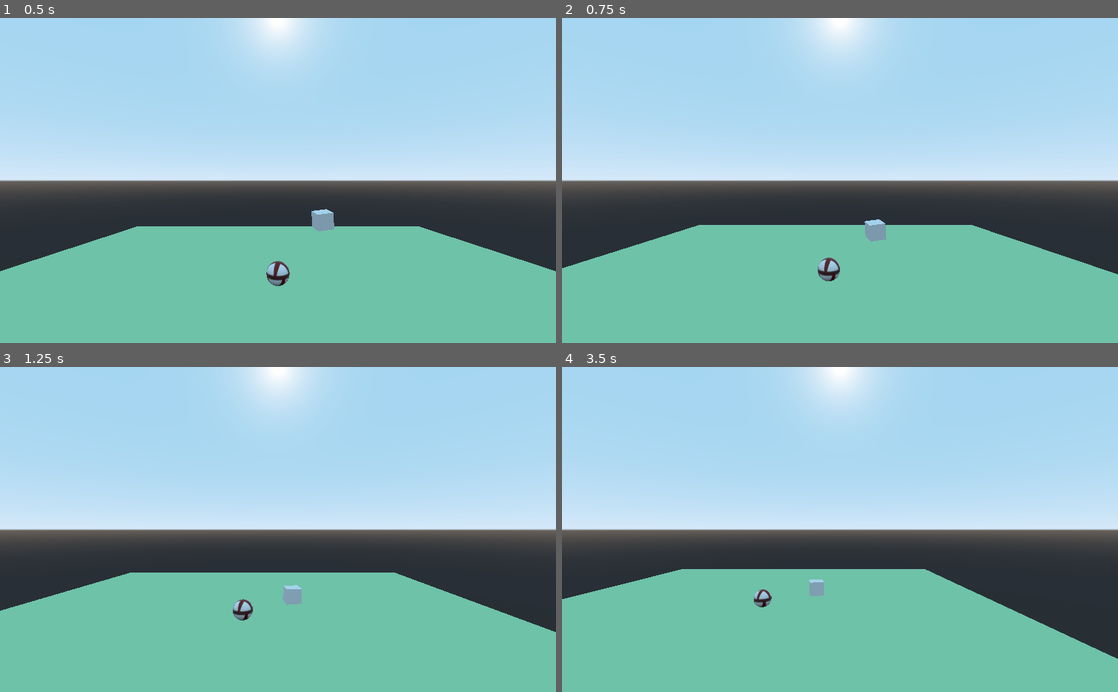
Above: before the commit, frames 1-4 (two rows, left to right).
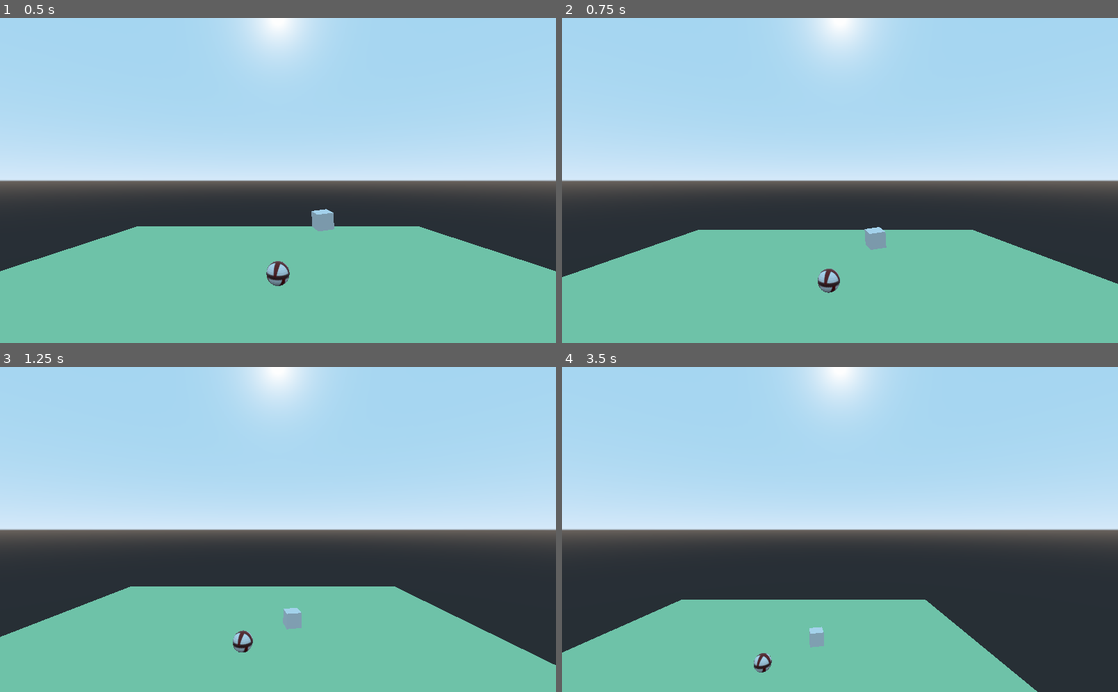
Above: after the commit, the same moments.

Repository: BransonGitomeh/godot-flow-tests
Game: Godot game, scene res://main.tscn
Two runs of this game, one before a commit and one after it. Both use one fixed random seed, a clock stepped at 60 frames per second and the inputs below.
Inputs (mouse positions are in pixels of both pictures, inside the frame that each line leads up to):
- Up to frame 1 (0.5 s): no input
- Up to frame 2 (0.75 s): move the mouse to (962, 164) at 0.52 s; hold Right (ui_right) from 0.53 s (still down); hold W (higher, bound only after the commit) from 0.53 s (still down); click (962, 164) at 0.67 s
- Up to frame 3 (1.25 s): keep holding Right (ui_right); keep holding W (higher, bound only after the commit); tap S (lower, bound only after the commit) at 0.8 s
- Up to frame 4 (3.5 s): move the mouse to (728, 545) at 1.27 s; release Right (ui_right) at 1.28 s; release W (higher, bound only after the commit) at 1.28 s; hold Down (ui_down) 1.28-2.03 s; tap S (lower, bound only after the commit) at 1.35, 2.3 s; tap W (higher, bound only after the commit) at 1.55, 2.85 s; move the mouse to (895, 458) at 2.02 s; press the mouse at (895, 458) at 2.03 s; hold Right (ui_right) 2.03-2.78 s; move the mouse to (812, 594) at 2.77 s; release the mouse at (812, 594) at 2.78 s; hold Up (ui_up) from 2.78 s (still down); click (812, 594) at 2.92 s

Frame 1 is identical in both runs. In frame 2, 2.4% of the frame differs, in the area x 0-100%, y 61-85%; in frame 3, 6.3%; in frame 4, 13%, in the area x 0-100%, y 62-100%.

Commit message:
higher and lower controlls

Diff:
--- a/project.godot
+++ b/project.godot
@@ -23,15 +23,13 @@
 
 higher={
 "deadzone": 0.5,
-"events": [  ]
+"events": [ Object(InputEventKey,"resource_local_to_scene":false,"resource_name":"","device":0,"alt":false,"shift":false,"control":false,"meta":false,"command":false,"pressed":false,"scancode":87,"unicode":0,"echo":false,"script":null)
+ ]
 }
 lower={
 "deadzone": 0.5,
-"events": [  ]
-}
-movefoward={
-"deadzone": 0.5,
-"events": [  ]
+"events": [ Object(InputEventKey,"resource_local_to_scene":false,"resource_name":"","device":0,"alt":false,"shift":false,"control":false,"meta":false,"command":false,"pressed":false,"scancode":83,"unicode":0,"echo":false,"script":null)
+ ]
 }
 place={
 "deadzone": 0.5,
--- a/scripts/controller.gd
+++ b/scripts/controller.gd
@@ -12,6 +12,7 @@
 	# clicking on an object then hitting ctrl + space should bring the camera xyz units near the selected object to
 	# put it in focus
 
+	# right left direct movement
 	if Input.is_action_pressed("ui_right") and Input.is_action_pressed("ui_left"):
 		velocity.x = 0
 	elif Input.is_action_pressed("ui_right"):
@@ -21,6 +22,7 @@
 	else:
 		velocity.x = lerp(velocity.x,0,.1)
 
+	# front back movement
 	if Input.is_action_pressed("ui_up") and Input.is_action_pressed("ui_down"):
 		velocity.z = 0
 	elif Input.is_action_pressed("ui_up"):
@@ -30,4 +32,13 @@
 	else:
 		velocity.z = lerp(velocity.x,0,.1)
 
+	# higer lower movement
+	if Input.is_action_pressed("higher") and Input.is_action_pressed("lower"):
+		velocity.y = 0
+	elif Input.is_action_pressed("higher"):
+		velocity.y = SPEED
+	elif Input.is_action_pressed("lower"):
+		velocity.y = -SPEED
+	else:
+		velocity.y = lerp(velocity.x,0,.1)
 	move_and_slide(velocity)
